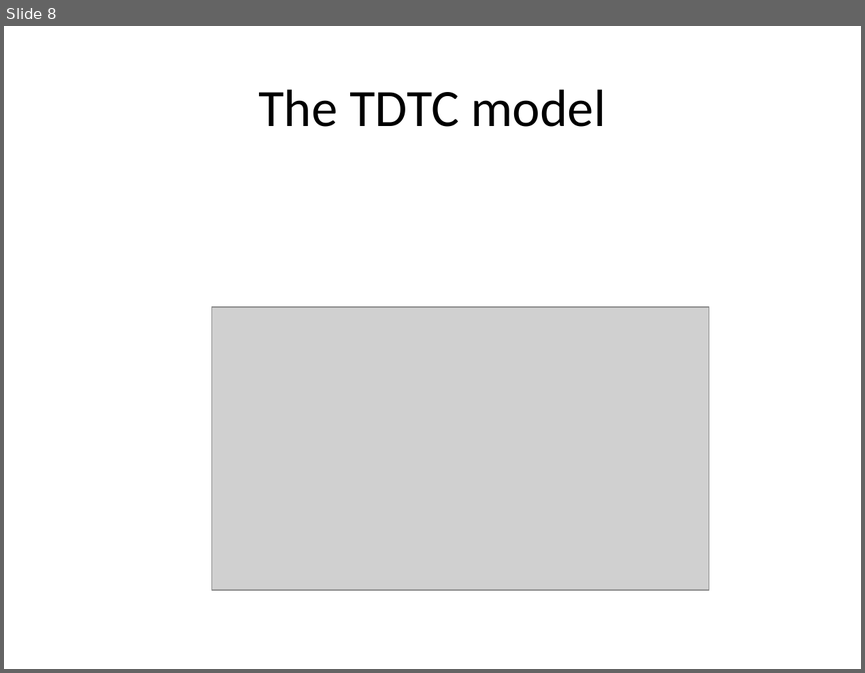
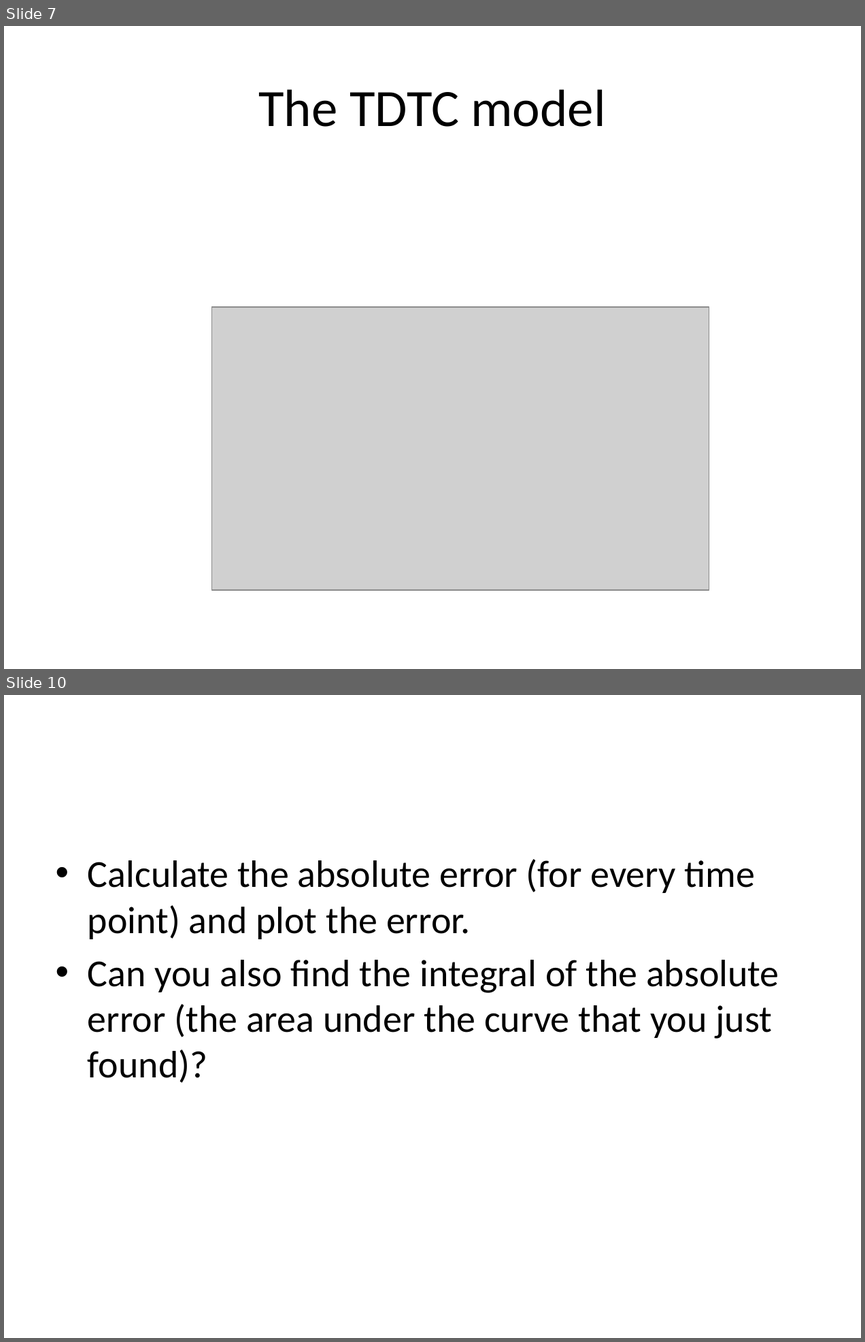
Before and after one commit to auralius/up_temperature_control_device, a slide deck: Activities/Presentations/Lab 2.pptx. Shown one above the other, each under a label of ours: slide 8 before the commit, slides 7 and 10 after it; the slides between them are not shown. The pictures are 865x673 and 865x1342 pixels, drawn with LibreOffice and Linux fonts; fonts in the diff are those of the drawing; grey boxes stand for pictures. Boxes give left, top, right and bottom in pixels: in the first picture for what was removed or moved away, otherwise in the second. Text is boxed around its words. In the diff, an @@ line names an element or a change of style, - is before the commit and + after.

```diff
--- a/Activities/Presentations/Lab 2.pptx
+++ b/Activities/Presentations/Lab 2.pptx
@@ slide 10 added at (4, 695, 861, 1338), background #FFFFFF @@
@@ text added at (88, 859, 779, 1083), 32 pt, text #000000 @@
+• Calculate the absolute error (for every time point) and plot the error.
+• Can you also find the integral of the absolute error (the area under the curve that you just found)?
@@ what was slide 8 is now slide 7 @@
```
Also in this commit, not shown: 3 slides changed, 2 slides removed, 4 other files.
